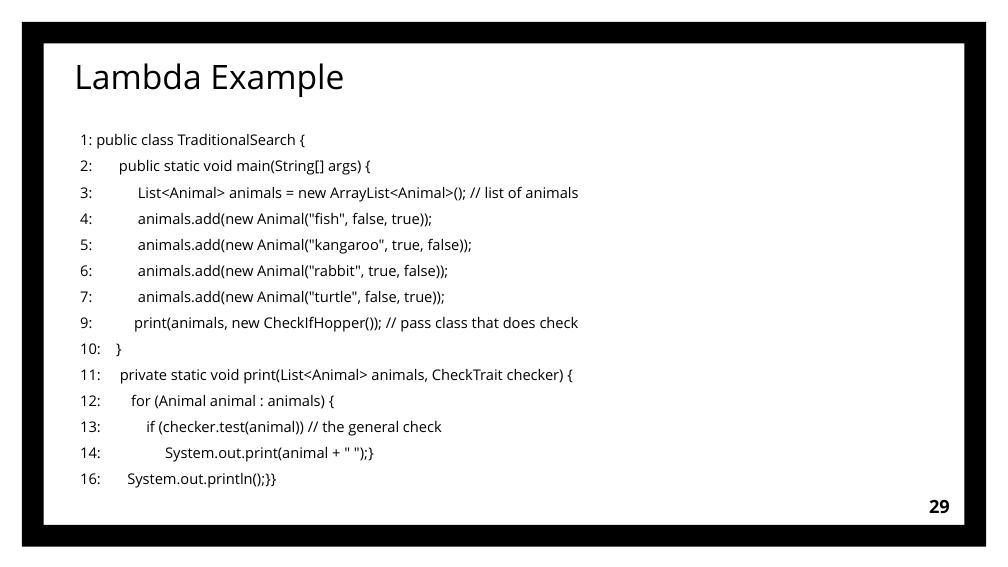
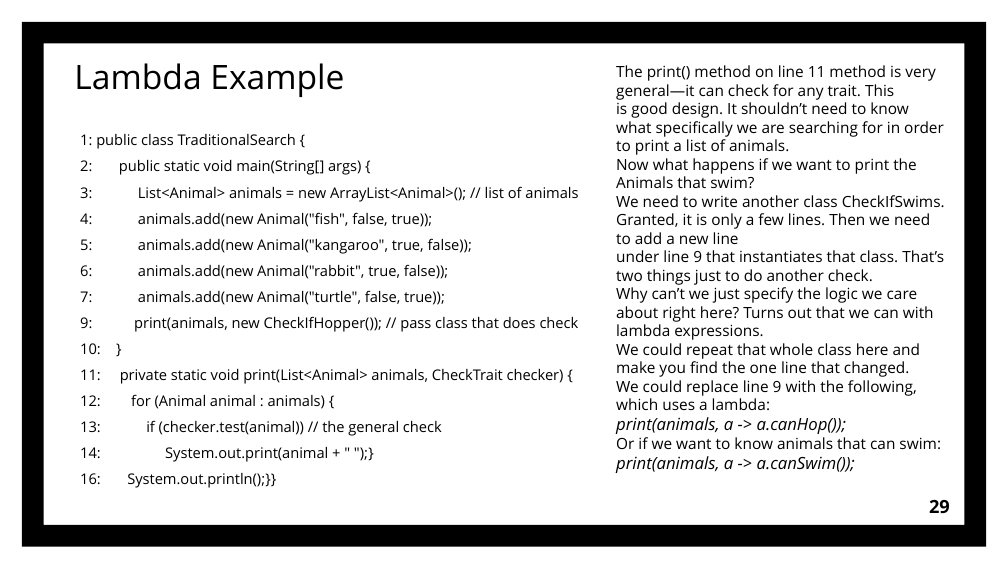
Before and after one commit to Grigory2000/OCATests, a slide deck: slide 29 of OCA Chapter 4 part 3.pptx. Drawn at 1008x567 pixels with LibreOffice and Linux fonts; fonts in the diff are those of the drawing. Boxes give left, top, right and bottom in pixels: in the first picture for what was removed or moved away, otherwise in the second. Text is boxed around its words. In the diff, an @@ line names an element or a change of style, - is before the commit and + after.

Commit message:
lambda commit

```diff
--- a/OCA Chapter 4 part 3.pptx
+++ b/OCA Chapter 4 part 3.pptx
@@ text added at bbox=[616, 65, 945, 473], 11 pt, text #000000 @@
+The print() method on line 11 method is very general—it can check for any trait. This
+is good design. It shouldn’t need to know what specifically we are searching for in order to print a list of animals.
+Now what happens if we want to print the Animals that swim?
+We need to write another class CheckIfSwims. Granted, it is only a few lines. Then we need to add a new line
+under line 9 that instantiates that class. That’s two things just to do another check.
+Why can’t we just specify the logic we care about right here? Turns out that we can with
+lambda expressions.
+We could repeat that whole class here and make you find the one line that changed.
+We could replace line 9 with the following, which uses a lambda:
+print(animals, a -> a.canHop());
+Or if we want to know animals that can swim:
+print(animals, a -> a.canSwim());
```
Also in this commit, not shown: 6 other slides changed, 11 slides added, 31 other files.
